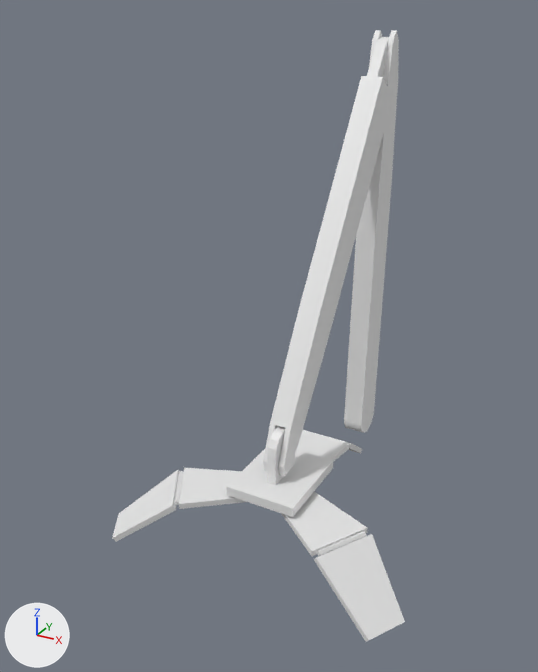
A saved change to the FBX model Assets/Assets/Models/Cage Arm/Cage Arm.fbx.
Camera for both pictures: a 50 mm lens placed at (1.04, -3.77, 1.94), pointed at (-0.21, -1.49, 0.8). Every picture has the same lights, and +X, +Y and +Z are marked at lower left.

The first picture shows 'Arm 1', 'Arm 2', 'Finger 1', 'Finger 1.001', 'Finger 2', 'Finger 2.001', 'Finger 3', 'Finger 3 B', 'Palm'.
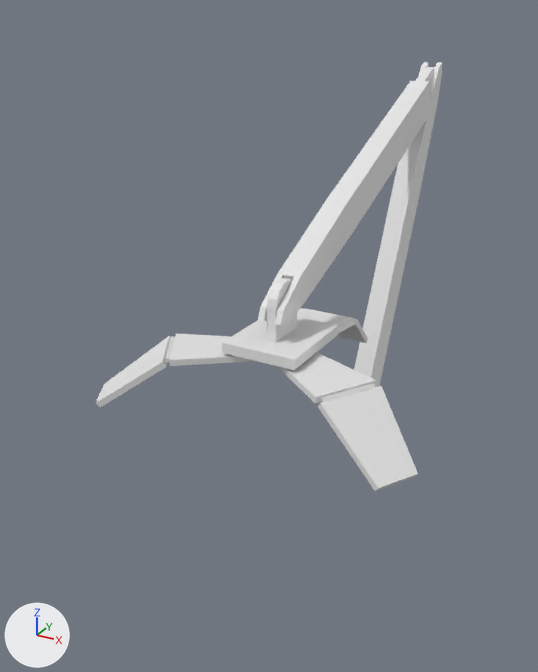
What differs and where, as boxes [x1, y1, x2, y2] in the pictures (538 x 672 px):
'Arm 2', moved, turned
    before: [263, 37, 389, 477]
    after: [258, 67, 435, 325]
'Arm 1', turned
    before: [344, 30, 399, 433]
    after: [354, 62, 442, 387]
'Finger 1.001', moved, turned
    before: [314, 531, 405, 642]
    after: [317, 383, 418, 491]
'Palm', moved, turned
    before: [226, 426, 333, 517]
    after: [222, 278, 338, 370]
'Finger 1', moved, turned
    before: [281, 492, 368, 556]
    after: [277, 352, 377, 404]
'Finger 2.001', moved, turned
    before: [112, 470, 183, 542]
    after: [96, 336, 175, 407]
'Finger 2', moved, turned
    before: [179, 468, 246, 509]
    after: [169, 333, 254, 366]
'Finger 3', moved, turned
    before: [297, 431, 349, 462]
    after: [297, 308, 355, 333]
'Finger 3 B', moved
    before: [303, 430, 362, 453]
    after: [307, 309, 368, 343]

The edits, one by one:
Object 'Finger 3' (ob_finger_3) moves from (0.0, -1.714, 0.372) to (0.0, -1.719, 0.91).
Object 'Finger 3' (ob_finger_3) turns from (0.4, 0, 0) to (-1.5, 0, 0) degrees about x, y and z.
Object 'Arm 1' (ob_arm_1) turns from (-90, 45, -90) to (-90, 22, -90) degrees about x, y and z.
Object 'Finger 2' (ob_finger_2) moves from (-0.066, -1.827, 0.371) to (-0.066, -1.833, 0.913).
Object 'Finger 2' (ob_finger_2) turns from (-0.2, -0.4, 120) to (0.7, 1.3, 120) degrees about x, y and z.
Object 'Palm' (ob_palm) moves from (0.0, -1.79, 0.538) to (0.0, -1.79, 1.079).
Object 'Palm' (ob_palm) turns from (90, 90, 90) to (-90, 89, -90) degrees about x, y and z.
Object 'Finger 1.001' (ob_finger_1_001) moves from (0.316, -1.972, 0.37) to (0.316, -1.977, 0.916).
Object 'Finger 1.001' (ob_finger_1_001) turns from (-0.2, 0.4, -120) to (0.7, -1.3, -120) degrees about x, y and z.
Object 'Finger 1' (ob_finger_1) moves from (0.066, -1.827, 0.371) to (0.066, -1.833, 0.913).
Object 'Finger 1' (ob_finger_1) turns from (-0.2, 0.4, -120) to (0.7, -1.3, -120) degrees about x, y and z.
Object 'Finger 3 B' (ob_finger_3_b) moves from (0.0, -1.424, 0.374) to (0.0, -1.429, 0.902).
Object 'Finger 2.001' (ob_finger_2_001) moves from (-0.316, -1.972, 0.37) to (-0.316, -1.977, 0.916).
Object 'Finger 2.001' (ob_finger_2_001) turns from (-0.2, -0.4, 120) to (0.7, 1.3, 120) degrees about x, y and z.
Object 'Arm 2' (ob_arm_2) moves from (0.0, -0.991, 1.769) to (0.0, -0.431, 1.632).
Object 'Arm 2' (ob_arm_2) turns from (90, -14, 90) to (90, 21, 90) degrees about x, y and z.
